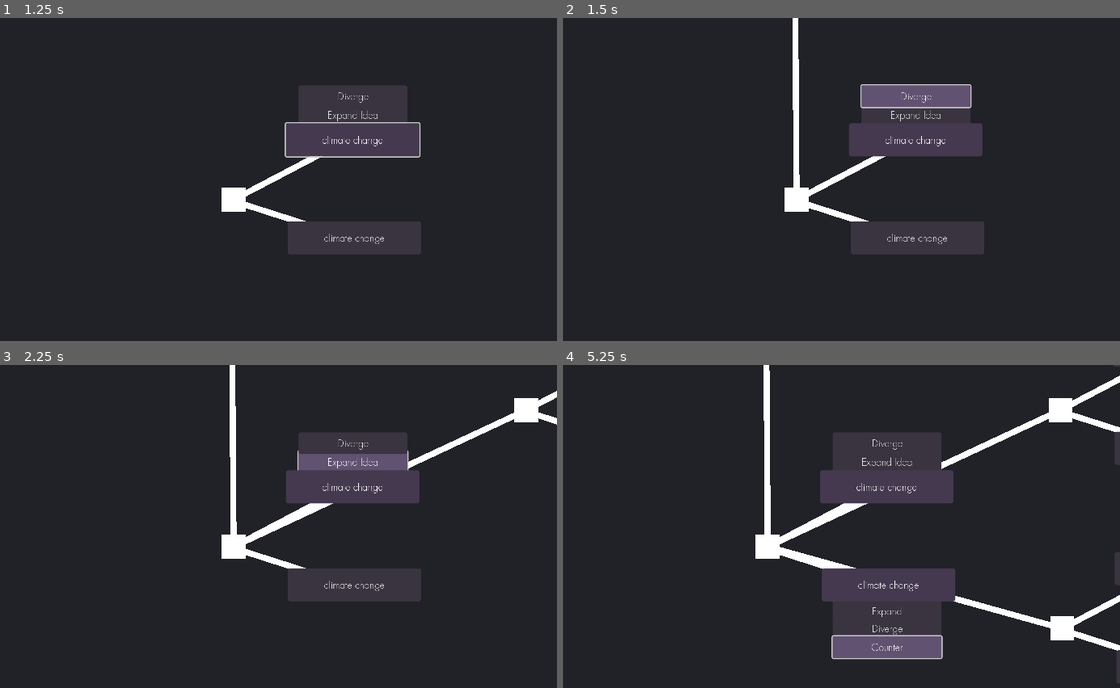
Above: before the commit, frames 1-4 (two rows, left to right).
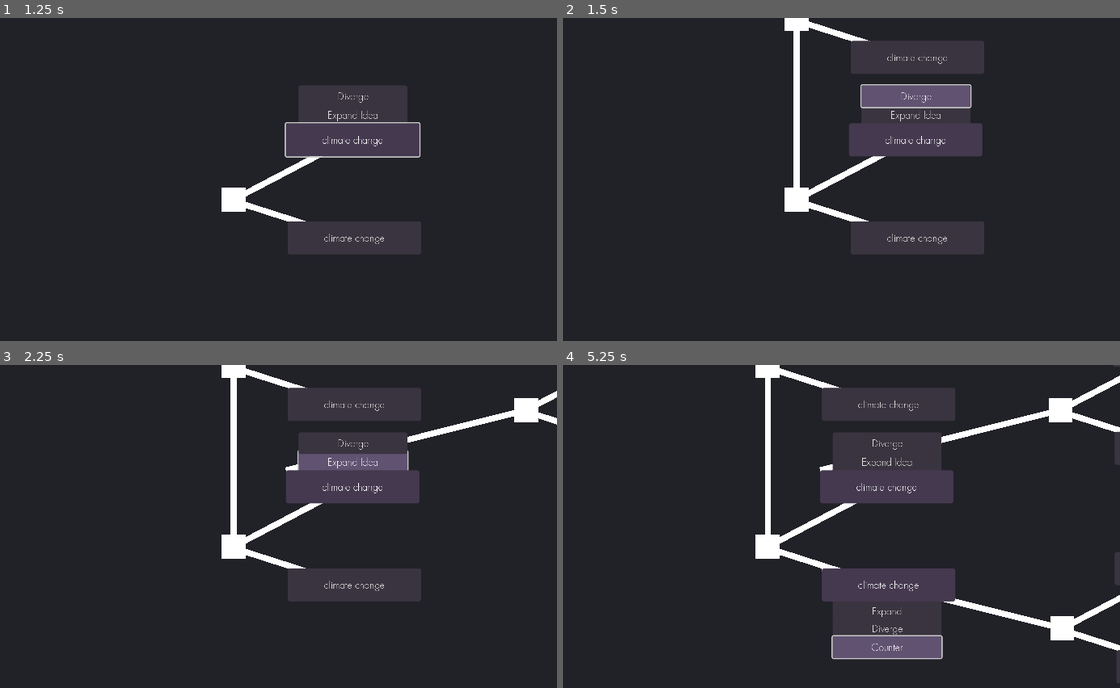
Above: after the commit, the same moments.

Repository: eqgy/understandingtree
Game: Godot game, scene res://understanding tree.tscn
The game is run twice, just before and just after one commit, with the same random seed, the same clock (stepped at 60 frames per second) and the same inputs.
Inputs:
- Up to frame 1 (1.25 s): click "climate change" at 0.5 s
- Up to frame 2 (1.5 s): click "Diverge" at 1.25 s
- Up to frame 3 (2.25 s): click "Expand Idea" at 2 s
- Up to frame 4 (5.25 s): click "climate change" at 2.75 s; click "Expand" at 3.5 s; click "Counter" at 4.25 s; tap Enter at 5 s; hold D (right) from 5.03 s (still down)

Frame 1 is identical in both runs. In frame 2, 2.8% of the frame differs, in the area x 39-76%, y 0-49%; in frame 3, 3.7%; in frame 4, 4.1%, in the area x 34-88%, y 0-82%.

Commit message:
Bug fixes on line drawing, still incomplete

Diff:
--- a/application iterations/iteration 1/a_node.gd
+++ b/application iterations/iteration 1/a_node.gd
@@ -20,7 +20,7 @@
 		if stop <= 30:
 			stop += 1
 			parent = get_parent()
-			if parent == null:
+			if parent == null || parent is Node2D:
 				pass
 			else:
 				parent = parent.get_parent()
@@ -30,10 +30,14 @@
 				var line = Line2D.new()
 				line.add_point(Vector2(0,0)) #add a point at its initital position
 				#line.add_point(-position)
-				line.add_point(-(global_position-parent.global_position))
+				var new_x = position.x
+				var new_y = position.y - 10
+				var new_pos = Vector2(new_x,new_y)
+				line.add_point(-position)
 				line.z_index=-1
 				add_child(line)
 			has_line = true
+
 
 # Called every frame. 'delta' is the elapsed time since the previous frame.
 func _process(delta):
@@ -74,18 +78,18 @@
 #DIVERING BRANCH FUNCTIONS
 func problem_diverge():
 	var child = load("res://a node.tscn").instantiate()
-	var position_offset = Vector2(-90, 300 + 200*prob_diverges)
+	var position_offset = Vector2(0, 300 + 200*prob_diverges)
 	child.position = position_offset
 	child.add_line()
-	$title2.add_child(child)
+	add_child(child)
 	prob_diverges +=1
 
 func solution_diverge():
 	var child = load("res://a node.tscn").instantiate()
-	var position_offset = Vector2(-90, -300 -200*solution_diverges)
+	var position_offset = Vector2(0, -300 -200*solution_diverges)
 	child.position = position_offset
 	child.add_line()
-	$title.add_child(child)
+	add_child(child)
 	solution_diverges +=1
 
 func problem_expand():
